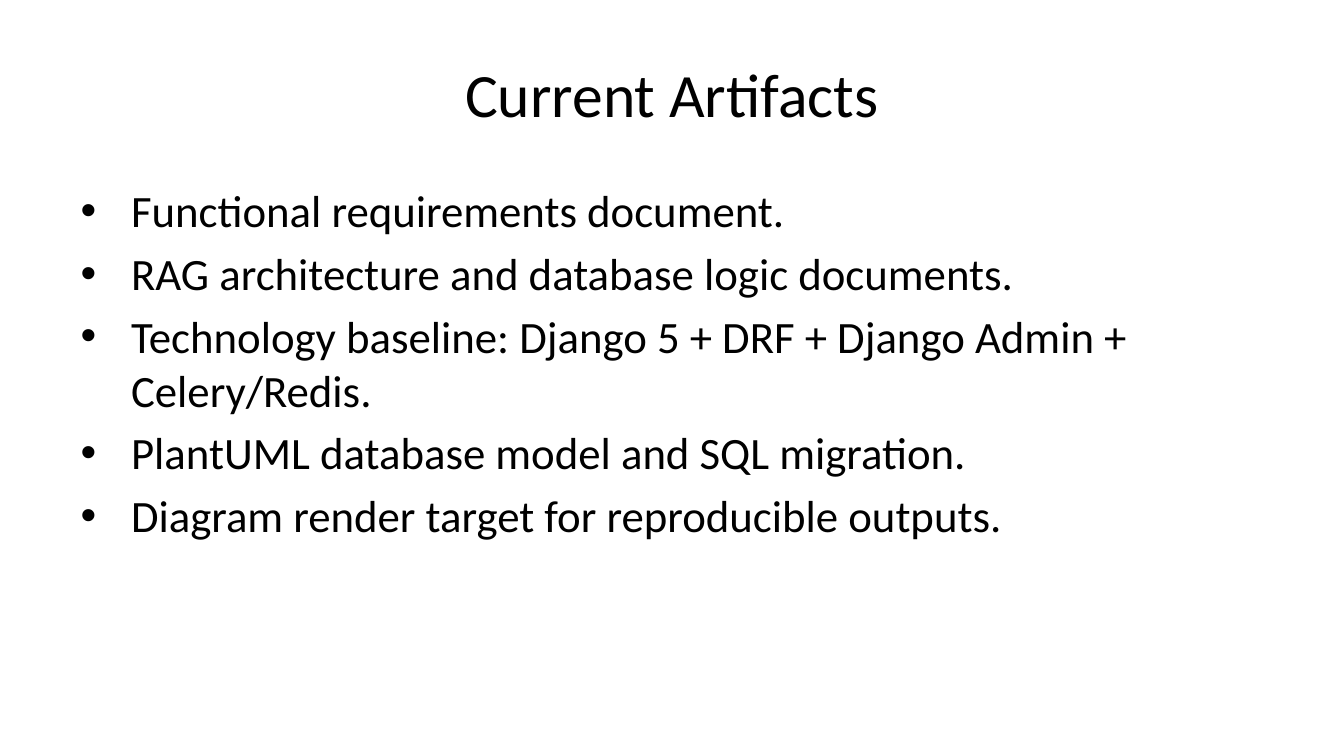
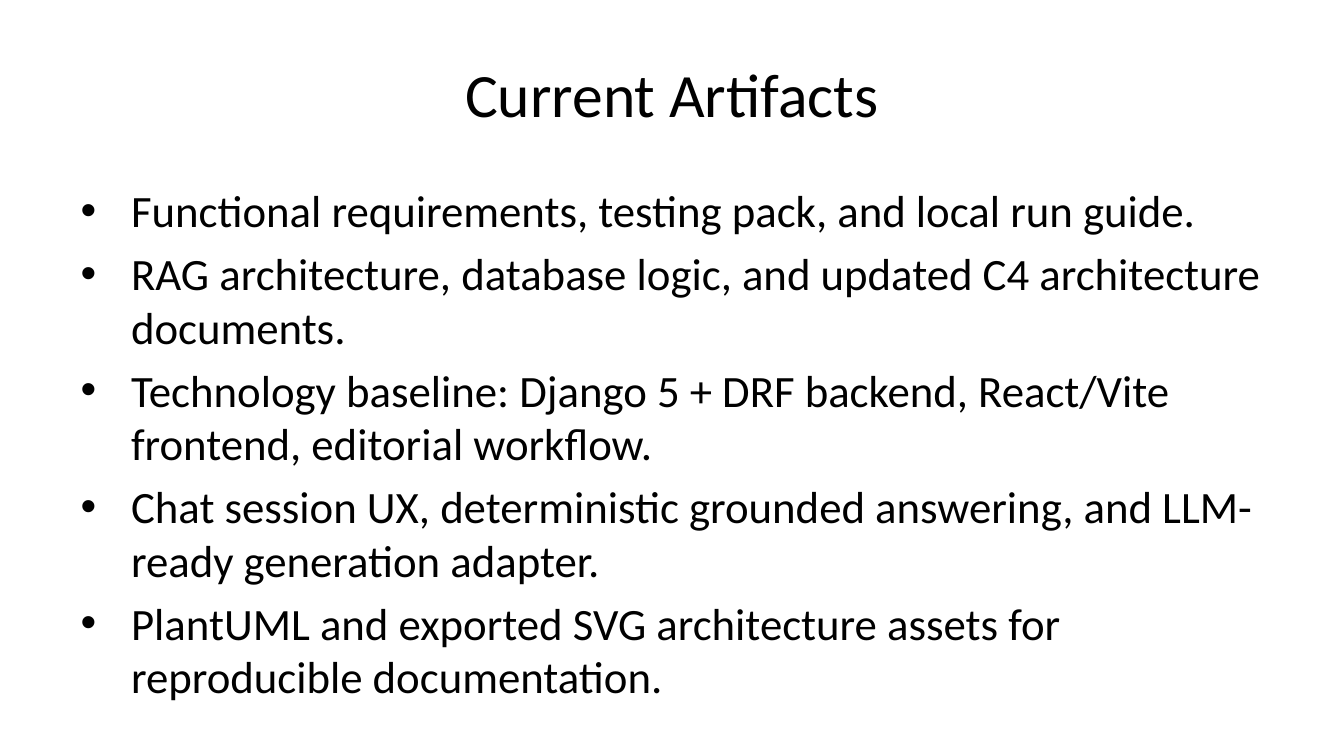
Before and after one commit to UM-KGPI/NapcoreHelpdesk, a slide deck: slide 17 of dist/napcore-helpdesk-presentation.pptx (slide 13 before the commit). Drawn at 1344x756 pixels with LibreOffice and Linux fonts; fonts in the diff are those of the drawing. Boxes give left, top, right and bottom in pixels: in the first picture for what was removed or moved away, otherwise in the second. Text is boxed around its words. In the diff, an @@ line names an element or a change of style, - is before the commit and + after.

Commit message:
feat(helpdesk): add chat UX, llm-ready flow, docs, and updated slides

```diff
--- a/dist/napcore-helpdesk-presentation.pptx
+++ b/dist/napcore-helpdesk-presentation.pptx
@@ text at <box>131,196,1260,694</box>: text changed @@
-• Functional requirements document.
-• RAG architecture and database logic documents.
-• Technology baseline: Django 5 + DRF + Django Admin + Celery/Redis.
-• PlantUML database model and SQL migration.
-• Diagram render target for reproducible outputs.
+• Functional requirements, testing pack, and local run guide.
+• RAG architecture, database logic, and updated C4 architecture documents.
+• Technology baseline: Django 5 + DRF backend, React/Vite frontend, editorial workflow.
+• Chat session UX, deterministic grounded answering, and LLM-ready generation adapter.
+• PlantUML and exported SVG architecture assets for reproducible documentation.
```
Also in this commit, not shown: 7 other slides changed, 5 slides added, 1 slide removed, 36 other files.
